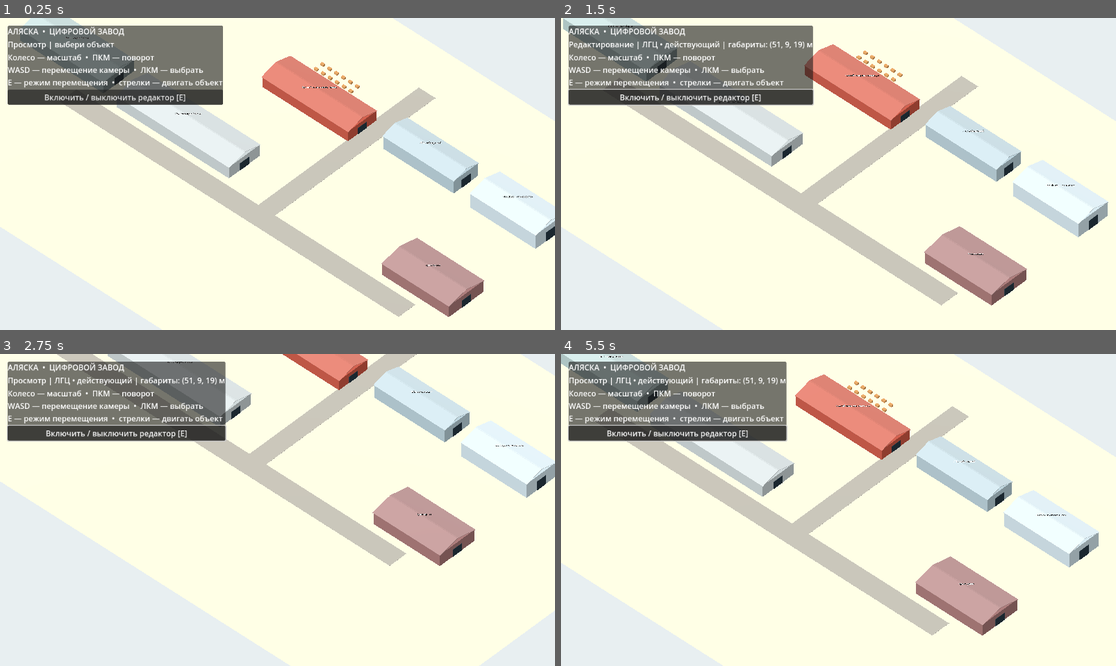
Above: before the commit, frames 1-4 (two rows, left to right).
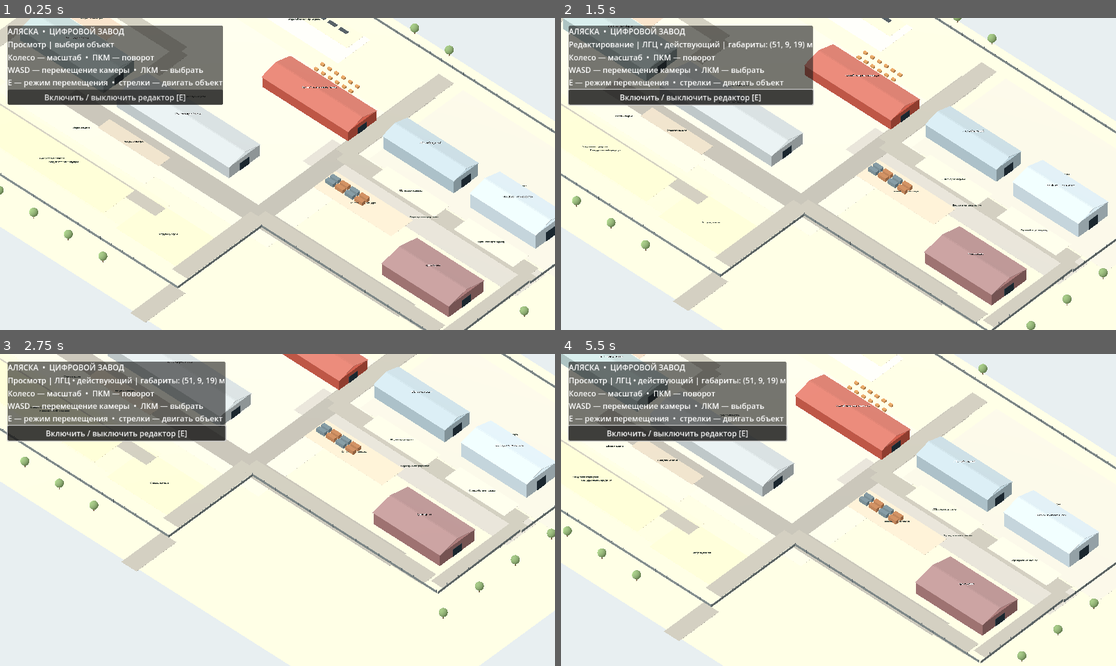
Above: after the commit, the same moments.

Repository: iliafreedive-del/gpt-factory
Game: Godot game, scene res://scenes/main.tscn
The game is run twice, just before and just after one commit, with the same random seed, the same clock (stepped at 60 frames per second) and the same inputs.
Inputs (mouse positions are in pixels of both pictures, inside the frame that each line leads up to):
- Up to frame 1 (0.25 s): no input
- Up to frame 2 (1.5 s): click "Включить / выключить редактор…" at 0.5 s; tap Enter at 1.25 s; move the mouse to (960, 158) at 1.27 s; hold D from 1.28 s (still down); tap E at 1.35 s; click (960, 158) at 1.42 s
- Up to frame 3 (2.75 s): move the mouse to (166, 525) at 2.02 s; release D at 2.03 s; hold S from 2.03 s (still down); tap E at 2.1 s
- Up to frame 4 (5.5 s): move the mouse to (894, 441) at 2.77 s; release S at 2.78 s; hold D 2.78-3.53 s; tap E every 0.75 s from 2.85 to 5.1 s; move the mouse to (810, 572) at 3.52 s; hold W 3.53-4.28 s; click (810, 572) at 3.67 s; move the mouse to (1005, 556) at 4.27 s; hold A from 4.28 s (still down); move the mouse to (672, 463) at 5.02 s

The runs differ from the first frame. In frame 1, 8.7% of the frame differs, in the area x 0-100%, y 0-100%; in frame 2, 8.5%; in frame 3, 6.5%; in frame 4, 8.4%.

Commit message:
Map factory territory, roads, perimeter, staging zones and surrounding landscape at 1:1 metres

Diff:
--- a/scripts/main.gd
+++ b/scripts/main.gd
@@ -15,6 +15,7 @@
 
 func _ready() -> void:
     _ground()
+    _site_layout()
     _road(Vector3(0, 0.04, 31), Vector2(245, 13))
     _road(Vector3(15, 0.04, -35), Vector2(12, 130))
     # Illustrated site topology, NOT an accurate georeferenced survey.
@@ -24,6 +25,7 @@
     _building("Красный склад комплектующих", Vector3(-21, 0, -55), Vector3(62, 7, 22), Color("#a84939"), true)
     _building("Цех 2 • малярка / сборка", Vector3(-57, 0, 8), Vector3(81, 8, 24), Color("#a7afb0"), true)
     _building("Цех 1 • сварка / сборка", Vector3(-140, 0, 5), Vector3(60, 8, 24), Color("#96aaa9"), true)
+    _site_details()
     for i in range(12):
         _crate(Vector3(-40 + (i % 6) * 5, 0, -78 + int(i / 6) * 5))
     _camera()
@@ -210,3 +212,94 @@
         if Input.is_key_pressed(KEY_LEFT): selected.position.x -= step
         if Input.is_key_pressed(KEY_RIGHT): selected.position.x += step
     _update_cam()
+
+# Site geometry is a traceable draft based on annotated 2GIS screenshots.
+# Every coordinate uses metres; surveyed measurements can replace these constants.
+func _site_layout() -> void:
+    _zone("Двор производства", Vector3(-72, 0.015, -14), Vector2(214, 119), Color("#d9d4bf"))
+    _zone("ЛГЦ / зона нового корпуса", Vector3(98, 0.017, -78), Vector2(141, 73), Color("#cbc9bc"))
+    _zone("Открытый склад / чёрные рамы", Vector3(-71, 0.025, -97), Vector2(72, 25), Color("#f0e5c9"))
+    _zone("Подъезд и маневрирование", Vector3(80, 0.027, -28), Vector2(154, 23), Color("#bcb9b0"))
+    _zone("Сборка и выдача", Vector3(-100, 0.029, 45), Vector2(108, 18), Color("#e6dbbe"))
+    _zone("Площадка готовой продукции", Vector3(-89, 0.032, 71), Vector2(128, 30), Color("#eee0b6"))
+    _zone("Отгрузка дилерам", Vector3(-10, 0.033, 74), Vector2(48, 30), Color("#e6d8b0"))
+    _road_between(Vector3(-179, 0.065, -35), Vector3(-179, 0.065, 37), 9.0)
+    _road_between(Vector3(-179, 0.065, -35), Vector3(-102, 0.065, -35), 9.0)
+    _road_between(Vector3(-102, 0.065, -35), Vector3(-102, 0.065, -13), 9.0)
+    _road_between(Vector3(15, 0.065, 31), Vector3(145, 0.065, 31), 11.0)
+    _road_between(Vector3(15, 0.065, 31), Vector3(15, 0.065, 92), 11.0)
+    _road_between(Vector3(15, 0.065, -35), Vector3(15, 0.065, -115), 11.0)
+    _road_between(Vector3(15, 0.065, -35), Vector3(151, 0.065, -35), 11.0)
+    _road_between(Vector3(151, 0.065, -35), Vector3(151, 0.065, 31), 9.0)
+    _road_between(Vector3(-153, 0.065, 64), Vector3(-25, 0.065, 64), 8.0)
+    # Approximate property boundary; the third-party building is outside it.
+    var edge: Array[Vector3] = [
+        Vector3(-204, 0.14, -123), Vector3(156, 0.14, -123),
+        Vector3(156, 0.14, -29), Vector3(155, 0.14, 36),
+        Vector3(22, 0.14, 36), Vector3(22, 0.14, 101),
+        Vector3(-202, 0.14, 101), Vector3(-204, 0.14, -123)
+    ]
+    for i in range(edge.size()-1):
+        _boundary(edge[i], edge[i+1])
+    _road_between(Vector3(22, 0.07, 101), Vector3(22, 0.07, 132), 11.0)
+
+func _zone(title: String, center: Vector3, dimensions: Vector2, tint: Color) -> void:
+    _part(self, Vector3(dimensions.x, 0.065, dimensions.y), center, tint)
+    var t := Label3D.new()
+    t.text = title
+    t.font_size = 30
+    t.pixel_size = 0.035
+    t.billboard = BaseMaterial3D.BILLBOARD_ENABLED
+    t.position = center + Vector3(0, 0.7, 0)
+    t.modulate = Color("#536056")
+    t.outline_size = 4
+    add_child(t)
+
+func _road_between(a: Vector3, b: Vector3, width_m: float) -> void:
+    var v := b-a
+    var center := (a+b)*0.5
+    var piece := _part(self, Vector3(width_m, 0.075, v.length()), center, Color("#aaa79b"))
+    piece.rotation.y = atan2(-v.x, v.z)
+
+func _boundary(a: Vector3, b: Vector3) -> void:
+    var v := b-a
+    var fence := _part(self, Vector3(0.14, 1.6, v.length()), (a+b)*0.5+Vector3(0,0.75,0), Color("#6b7474"))
+    fence.rotation.y = atan2(-v.x, v.z)
+    for i in range(int(v.length()/8.0)+1):
+        var p := a + v * (float(i)/maxf(1.0,float(int(v.length()/8.0))))
+        _part(self, Vector3(0.22, 2.1, 0.22), p+Vector3(0,1.0,0), Color("#49545a"))
+
+func _site_details() -> void:
+    # Visible production staging, compact material piles and truck access.
+    _zone("Ожидание пескоструя", Vector3(-154, 0.10, -21), Vector2(34, 14), Color("#c8b7a3"))
+    _zone("Ожидание малярки", Vector3(-72, 0.10, 34), Vector2(44, 9), Color("#c2b8a5"))
+    _zone("Рамы и траверсы", Vector3(-72, 0.10, -103), Vector2(65, 13), Color("#e0d5b6"))
+    _zone("Склад готовых прицепов", Vector3(-95, 0.10, 73), Vector2(97, 24), Color("#e4d7ae"))
+    _zone("Контейнерная площадка", Vector3(49, 0.11, -14), Vector2(56, 17), Color("#d0c4ae"))
+    for i in range(8):
+        _part(self, Vector3(5.6, 2.5, 2.4), Vector3(26+float(i%4)*7.0, 1.3, -17+float(i/4)*3.6), Color("#697c83") if i%2 == 0 else Color("#a9734c"))
+    for i in range(7):
+        _part(self, Vector3(5.5, 0.28, 2.2), Vector3(-98+float(i)*8.0, 0.3, -105), Color("#414a4f"))
+    for i in range(12):
+        var x := -190.0 + float(i%6)*7.5
+        var z := 83.0 + float(i/6)*8.0
+        _part(self, Vector3(2.1, 0.7, 4.1), Vector3(x,0.45,z), Color("#95a9a9"))
+    for i in range(17):
+        var x := -196.0 + float(i%9)*25.0
+        var z := -129.0 if i < 9 else 113.0
+        _tree(Vector3(x,0,z))
+    for i in range(7):
+        _tree(Vector3(171.0,0,-120+float(i)*28))
+    _zone("ЛГЦ: въезд и разгрузка", Vector3(61,0.095,-38), Vector2(45,12), Color("#dad1bd"))
+    _zone("Строящийся цех: подъезд", Vector3(119,0.095,-38), Vector2(43,12), Color("#dbd2bf"))
+
+func _tree(pos: Vector3) -> void:
+    _part(self, Vector3(0.45,2.3,0.45), pos+Vector3(0,1.2,0), Color("#806c53"))
+    var crown := MeshInstance3D.new()
+    var mesh := SphereMesh.new()
+    mesh.radius = 2.4
+    mesh.height = 4.8
+    crown.mesh = mesh
+    crown.position = pos+Vector3(0,4.3,0)
+    crown.material_override = _material(Color("#7e9b65"))
+    add_child(crown)
